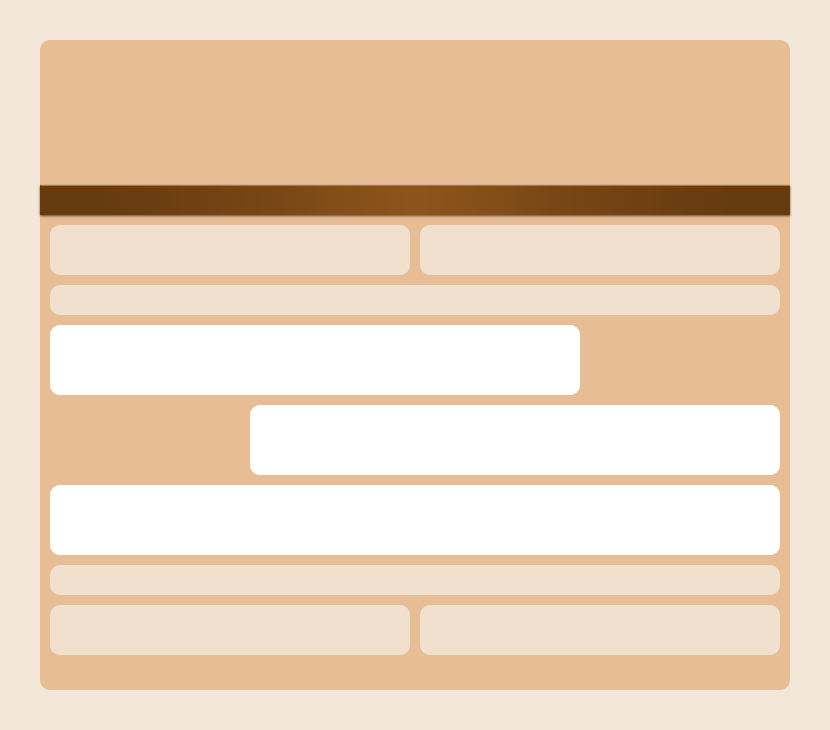
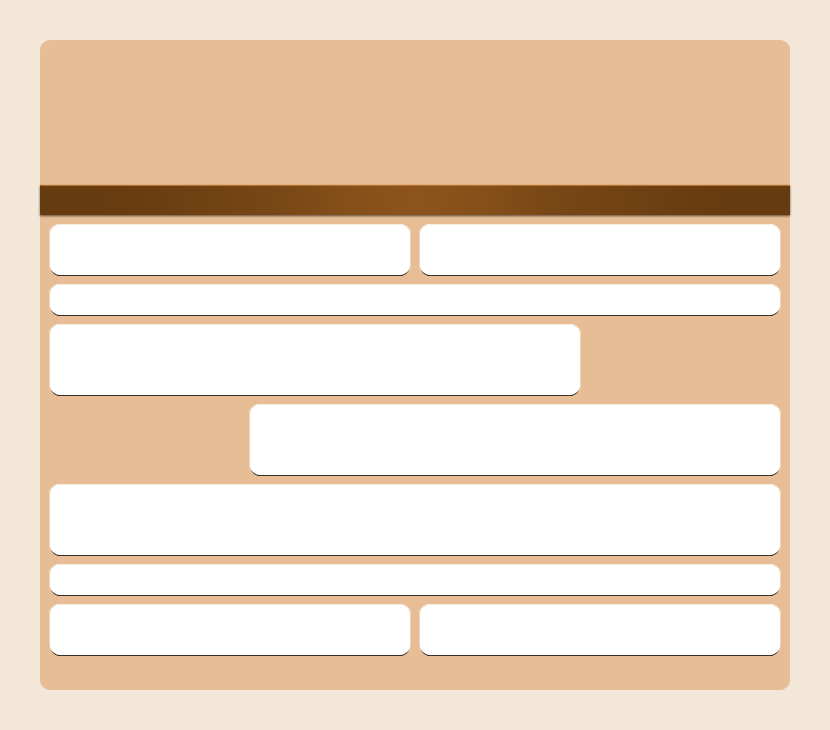
Layer changes from the first (830, 730) image to the second:
pixels changed over [left=49, top=224, right=781, bottom=656] (layer not identified)
